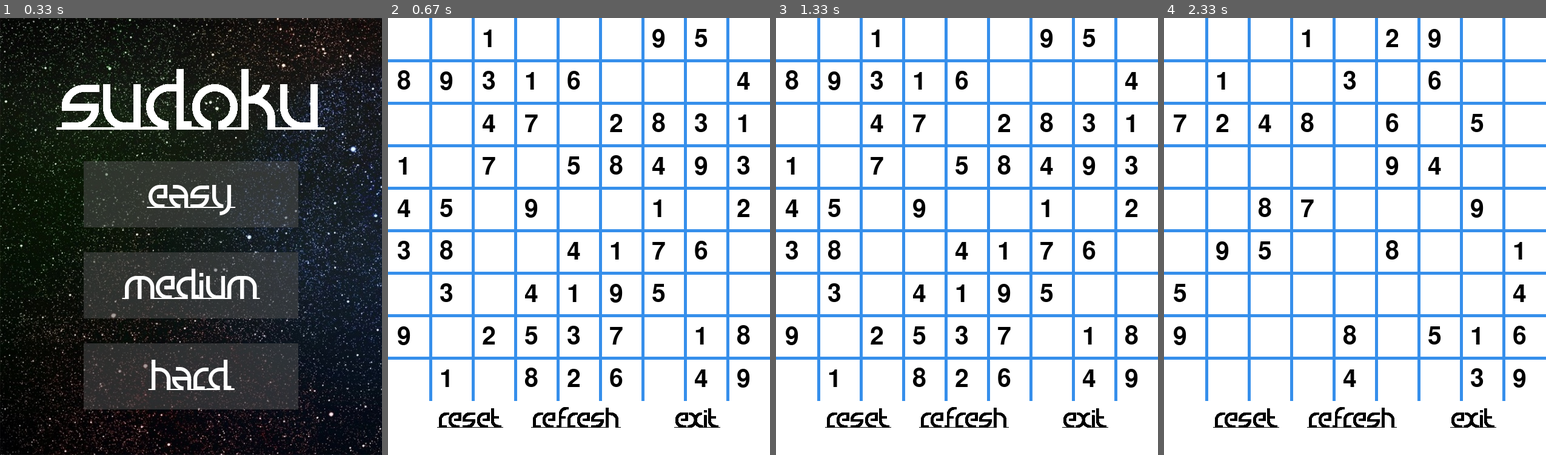
Above: before the commit, frames 1-4 (left to right).
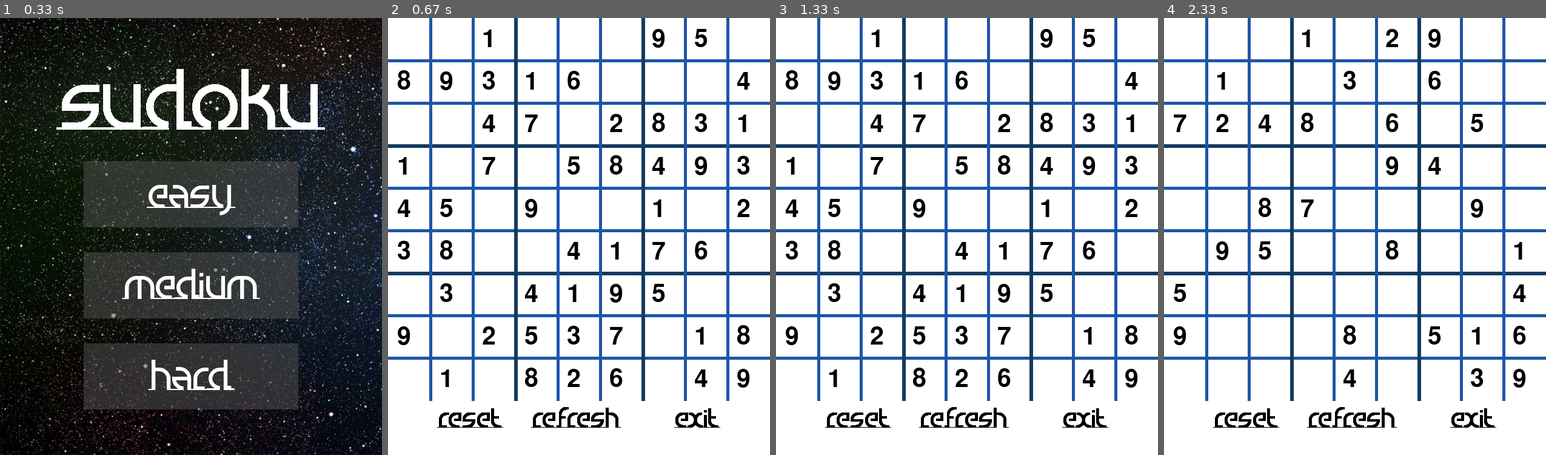
Above: after the commit, the same moments.

Repository: IsRo06/SODOKU-PROJECT-144
Game: pygame game, started from new_gui.py
The game is run twice, just before and just after one commit, with the same random seed, the same clock (stepped at 60 frames per second) and the same inputs.
Inputs (mouse positions are in pixels of both pictures, inside the frame that each line leads up to):
- Up to frame 1 (0.33 s): no input
- Up to frame 2 (0.67 s): click "Easy" at 0.38 s
- Up to frame 3 (1.33 s): click (848, 170) at 1.22 s
- Up to frame 4 (2.33 s): tap Enter at 1.5 s; click "Reset" at 1.88 s; click (1335, 350) at 2.22 s

Frame 1 is identical in both runs. In frame 2, 11% of the frame differs, in the area x 0-100%, y 0-88%; in frame 3, 11%; in frame 4, 11%.

Commit message:
Add files via upload
MISSING COMMENTS IN MIKE'S CODE, i was too tired to comment everything :(, EVERYTHING ELSE IS DON AND FUNCTIONAL

Diff:
--- a/button.py
+++ b/button.py
@@ -14,11 +14,13 @@
         self.button_text_rect = self.button_text.get_rect(center=(self.pos_x, self.pos_y))
 
     def update (self, screen): # credits to BaralTech on youtube for code inspo
+        #updates the buttons on the screen
         if self.image is not None:
             screen.blit(self.image, self.rect)
         screen.blit(self.button_text, self.button_text_rect)
 
     def checkInput(self, position):
+        # checks if button position and mouse position match
         if position[0] in range (self.rect.left, self.rect.right) and position[1] in range(self.rect.top, self.rect.bottom):
             return True
         else:
--- a/cell.py
+++ b/cell.py
@@ -14,19 +14,20 @@
         self.number = val
 
     def draw(self, screen):
+        #assigns the correct values to the cells on the board
 
         number_font = pygame.font.Font(FONT, 60)
-        one_surf = number_font.render('1', True, CROSS_COLOR)
-        two_surf = number_font.render('2', 0, CROSS_COLOR)
-        three_surf = number_font.render('3', 0, CROSS_COLOR)
-        four_surf = number_font.render('4', 0, CROSS_COLOR)
-        five_surf = number_font.render('5', 0, CROSS_COLOR)
-        six_surf = number_font.render('6', 0, CROSS_COLOR)
-        seven_surf = number_font.render('7', 0, CROSS_COLOR)
-        eight_surf = number_font.render('8', 0, CROSS_COLOR)
-        nine_surf = number_font.render('9', 0, CROSS_COLOR)
+        one_surf = number_font.render("1", True, LINE_COLOR)
+        two_surf = number_font.render('2', True, CROSS_COLOR)
+        three_surf = number_font.render('3', True, CROSS_COLOR)
+        four_surf = number_font.render('4', True, CROSS_COLOR)
+        five_surf = number_font.render('5', True, CROSS_COLOR)
+        six_surf = number_font.render('6', True, CROSS_COLOR)
+        seven_surf = number_font.render('7', True, CROSS_COLOR)
+        eight_surf = number_font.render('8', True, CROSS_COLOR)
+        nine_surf = number_font.render('9', True, CROSS_COLOR)
         if self.selected:
-            pygame.draw.rect(screen, (255, 0, 0), pygame.Rect(self.col *
+            pygame.draw.rect(screen, "yellow", pygame.Rect(self.col *
                                                               SQUARE_SIZE, self.row * SQUARE_SIZE, SQUARE_SIZE,
                                                               SQUARE_SIZE), 12)
             self.selected = False
--- a/constants.py
+++ b/constants.py
@@ -2,6 +2,7 @@
 
 FONT = "font.ttf"
 BUTTON_BACKGROUND =pygame.image.load("rect.png")
+BLUE_BACKGROUND = pygame.image.load("blue_rect.png")
 BACKGROUND = pygame.image.load("BG.jpg")
 BOARD_WIDTH = 720
 BOARD_HEIGHT = 630
@@ -10,15 +11,16 @@
 SIZE = (630, 720)
 SCREEN = pygame.display.set_mode(SIZE)
 LINE_WIDTH = 5
+THICK_LINE_WIDTH = 6
 WIN_LINE_WIDTH = 5
 BOARD_ROWS = 9
 BOARD_COLS = 9
 SQUARE_SIZE = 70
 CROSS_WIDTH = 80
 SPACE = 5
-RED = (255, 0, 0)
 BG_COLOR = (255, 255, 200)
-LINE_COLOR = (54, 143, 235)
+LINE_COLOR = (30, 85, 168)
 DARKER_LINE_COLOR =(19, 59, 99)
-CIRCLE_COLOR = (155, 155, 155)
-CROSS_COLOR = (66, 66, 66)
+CROSS_COLOR = (0, 0, 0)
+BLACK = (0,0,0)
+GREY = (72,73,74)
--- a/sudoku.py
+++ b/sudoku.py
@@ -1,158 +1,281 @@
-import pygame, sys
-from constants import *
-from board import Board
-
-def draw_game_start(screen):
-    # Initialize title font
-    start_title_font = pygame.font.Font(None, 100)
-    button_font = pygame.font.Font(None, 70)
-
-    # Color background
-    screen.fill(BG_COLOR)
-
-    # Initialize and draw title
-    title_surface = start_title_font.render("Sudoku", 0, LINE_COLOR)
-    title_rectangle = title_surface.get_rect(
-        center=(WIDTH // 2, HEIGHT // 2 - 150))
-    screen.blit(title_surface, title_rectangle)
-
-    # Initialize buttons
-    # Initialize text first
-    easy_text = button_font.render("Easy", 0, (255, 255, 255))
-    medium_text = button_font.render("Medium", 0, (255, 255, 255))
-    hard_text = button_font.render("Hard", 0, (255, 255, 255))
-
-    # Initialize button background color and text
-    easy_surface = pygame.Surface((easy_text.get_size()[0] + 20, easy_text.get_size()[1] + 20))
-    easy_surface.fill(LINE_COLOR)
-    easy_surface.blit(easy_text, (10, 10))
-    medium_surface = pygame.Surface((medium_text.get_size()[0] + 20, medium_text.get_size()[1] + 20))
-    medium_surface.fill(LINE_COLOR)
-    medium_surface.blit(medium_text, (10, 10))
-    hard_surface = pygame.Surface((hard_text.get_size()[0] + 20, hard_text.get_size()[1] + 20))
-    hard_surface.fill(LINE_COLOR)
-    hard_surface.blit(hard_text, (10, 10))
-
-    # Initialize button rectangle
-    easy_rectangle = easy_surface.get_rect(
-        center=(WIDTH // 2, HEIGHT // 2 + 50))
-    medium_rectangle = medium_surface.get_rect(
-        center=(WIDTH // 2, HEIGHT // 2 + 150))
-    hard_rectangle = hard_surface.get_rect(
-        center=(WIDTH // 2, HEIGHT // 2 + 150))
-
-    # Draw buttons
-    screen.blit(easy_surface, easy_rectangle)
-    screen.blit(medium_surface, medium_rectangle)
-    screen.blit(hard_surface, hard_rectangle)
-
-    while True:
-        for event in pygame.event.get():
-            if event.type == pygame.QUIT:
-                sys.exit()
-            if event.type == pygame.MOUSEBUTTONDOWN:
-                if easy_rectangle.collidepoint(event.pos):
-                    # Checks if mouse is on start button
-                    return
-                elif medium_rectangle.collidepoint(event.pos):
-                    return
-                elif hard_rectangle.collidepoint(event.pos):
-                    return
-
-        pygame.display.update()
-
-
-
-def draw_game_over(screen):
-    game_over_font = pygame.font.Font(None, 40)
-    screen.fill(BG_COLOR)
-    if winner != 0:
-        text = f'Player {winner} wins!'
+import sys
+
+import pygame
+
+from button import *
+from cell import *
+from sudoku_generator import *
+
+
+def pre_fill_board(cell_number, board_to_use, empty_board):
+    SCREEN.fill("White")
+    board = SudokuGenerator(9, cell_number)
+    board.draw()
+
+
+    # Credit to https://www.geeksforgeeks.org/building-and-visualizing-sudoku-game-using-pygame/ for code inspo
+    for i in range (9):
+        for j in range(9):
+            if board_to_use[i][j] !=0:
+
+                #populates board
+                if empty_board[i][j] == 0:
+                    pygame_board = ACTUAL_FONT.render(str(board_to_use[i][j]), 1, (GREY))
+                else:
+                    pygame_board = ACTUAL_FONT.render(str(board_to_use[i][j]), 1, (BLACK))
+                SCREEN.blit (pygame_board, (i* SQUARE_SIZE+15, j* SQUARE_SIZE +15))
+
+def if_winner(board, answer_board):
+    #checks if game is won
+    if board == answer_board:
+        return True
     else:
-        text = "No one wins!"
-    game_over_surf = game_over_font.render(text, 0, LINE_COLOR)
-    game_over_rect = game_over_surf.get_rect(
-        center=(WIDTH // 2, HEIGHT // 2 - 100))
-    screen.blit(game_over_surf, game_over_rect)
-    restart_surf = game_over_font.render(
-        'Press r to play again...', 0, LINE_COLOR)
-    restart_rect = restart_surf.get_rect(
-        center=(WIDTH // 2, HEIGHT // 2 + 100))
-    screen.blit(restart_surf, restart_rect)
-
-    #  Added key to return to main menu
-    menu_surf = game_over_font.render(
-        'Press m to return to the main menu...', 0, LINE_COLOR)
-    menu_rect = menu_surf.get_rect(
-        center=(WIDTH // 2, HEIGHT // 2 + 150))
-    screen.blit(menu_surf, menu_rect)
+        return False
+
+def is_winner():
+    while True:
+        MOUSE_POS_GAME = pygame.mouse.get_pos()
+        SCREEN.fill("white")
+        SCREEN.blit(BACKGROUND, (0, 0))
+        #initialization of buttons
+        title_font = pygame.font.Font("font.ttf", 100)
+        menu_text = title_font.render("GAME WON", 0, "White")
+        menu_rect = menu_text.get_rect(center=(WIDTH // 2, HEIGHT // 3 - 100))
+        play_again = Button(BUTTON_BACKGROUND, (WIDTH // 2, HEIGHT // 3 + 100), "Play Again", get_font(75), "white")
+        exit_button = Button(image=BUTTON_BACKGROUND, pos=(WIDTH // 2, HEIGHT//3 +300), text="Exit",
+                             font=get_font(75),
+                             color="white")
+        #display on screen
+        play_again.update(SCREEN)
+        exit_button.update(SCREEN)
+        SCREEN.blit(menu_text, menu_rect)
+
+        #pygame functionality
+        for event in pygame.event.get():
+            if event.type == pygame.QUIT:
+                pygame.quit()
+                sys.exit()
+            if event.type == pygame.MOUSEBUTTONDOWN:
+                if play_again.checkInput(MOUSE_POS_GAME):
+                    main_menu()
+                    break
+                if exit_button.checkInput(MOUSE_POS_GAME):
+                    pygame.quit()
+                    sys.exit()
+        pygame.display.update()
+def is_looser():
+
+    while True:
+        #Changes screens an buttons to game lost screen
+        MOUSE_POS_GAME = pygame.mouse.get_pos()
+        SCREEN.fill("white")
+        SCREEN.blit(BACKGROUND, (0, 0))
+
+        #initialization of buttons
+        title_font = pygame.font.Font("font.ttf", 100)
+        menu_text = title_font.render("GAME OVER", 0, "White")
+        menu_rect = menu_text.get_rect(center=(WIDTH // 2, HEIGHT // 3 - 100))
+        play_again = Button(BUTTON_BACKGROUND, (WIDTH // 2, HEIGHT // 3 + 100), "Play Again", get_font(75), "white")
+        exit_button = Button(image=BUTTON_BACKGROUND, pos=(WIDTH // 2, HEIGHT//3+300), text="Exit",
+                             font=get_font(75),
+                             color="white")
+        #display in the screen
+        play_again.update(SCREEN)
+        exit_button.update(SCREEN)
+        SCREEN.blit(menu_text, menu_rect)
+
+        #pygame functionality
+        for event in pygame.event.get():
+            if event.type == pygame.QUIT:
+                pygame.quit()
+                sys.exit()
+            if event.type == pygame.MOUSEBUTTONDOWN:
+                if play_again.checkInput(MOUSE_POS_GAME):
+                    main_menu()
+                    break
+                if exit_button.checkInput(MOUSE_POS_GAME):
+                    pygame.quit()
+                    sys.exit()
+        pygame.display.update()
+def sudoku(cell_number):  # second main function
+    #refills screen
+    SCREEN.fill("white")
+    #initialized board
+    psudo_board = SudokuGenerator(9, cell_number)
+    psudo_board.fill_values()
+    answer_board = copy.deepcopy(psudo_board.get_board())
+    psudo_board.remove_cells()
+    usable_board= psudo_board.get_board()
+    empty_board = copy.deepcopy(psudo_board.get_board())
+
+
+    #fills board
+    pre_fill_board(cell_number, usable_board, empty_board)
+    number = "0"
+
+    while True:
+
+
+
+        # initializes buttons
+        reset_button = Button(image=None, pos=(WIDTH // 3 - 75, HEIGHT - 60), text="Reset", font=get_font(50),
+                              color="black")
+        refresh_button = Button(image=None, pos=(WIDTH // 3 + 100, HEIGHT - 60), text="Refresh", font=get_font(50),
+                                color="black")
+        exit_button = Button(image=None, pos=(WIDTH // 3 + 300, HEIGHT - 60), text="Exit", font=get_font(50),
+                             color="black")
+
+        # display each button
+        for i in [reset_button, refresh_button, exit_button]:
+            i.update(SCREEN)
+
+        #gets the position of the mouse
+        MOUSE_POS_GAME = pygame.mouse.get_pos()
+
+
+
+    # pygame mechanism for display
+        for event in pygame.event.get():
+            if event.type == pygame.QUIT:
+                pygame.quit()
+                sys.exit()
+            if event.type == pygame.MOUSEBUTTONDOWN:
+                # checks for what position was clicked
+                clicked_col = int(MOUSE_POS_GAME[0] / SQUARE_SIZE)
+                clicked_row = int(MOUSE_POS_GAME[1] / SQUARE_SIZE)
+
+
+                if clicked_row <= 8:
+                    #Highlights chosen cell
+                    pre_fill_board(cell_number, usable_board, empty_board)
+                    rect = pygame.Rect(clicked_col*SQUARE_SIZE, clicked_row*SQUARE_SIZE, SQUARE_SIZE, SQUARE_SIZE)
+                    pygame.draw.rect(SCREEN, DARKER_LINE_COLOR,rect, LINE_WIDTH+1)
+
+                    #clears number inside of cell when usable cell clicked
+                    if empty_board[clicked_col][clicked_row] == 0:
+                        psudo_board.mark_square(clicked_col, clicked_row, 0)
+                        usable_board = psudo_board.get_board()
+                        pre_fill_board(cell_number, usable_board, empty_board)
+                        rect = pygame.Rect(clicked_col * SQUARE_SIZE, clicked_row * SQUARE_SIZE, SQUARE_SIZE,
+                                           SQUARE_SIZE)
+                        pygame.draw.rect(SCREEN, DARKER_LINE_COLOR, rect, LINE_WIDTH+1)
+
+                #reset button
+                if reset_button.checkInput(MOUSE_POS_GAME):
+                    main_menu()
+                    break
+                #refresh buttton, clears the board and sets all values to 0
+                if refresh_button.checkInput(MOUSE_POS_GAME):
+                    for i in range(9):
+                        for j in range(9):
+                            if empty_board[i][j] == 0 and usable_board[i][j] != empty_board[i][j]:
+                                psudo_board.mark_square(i, j, 0)
+                                usable_board = psudo_board.get_board()
+                                pre_fill_board(cell_number, usable_board, empty_board)
+
+                    pre_fill_board(cell_number, usable_board, empty_board)
+
+                # exit button
+                if exit_button.checkInput(MOUSE_POS_GAME):
+                    pygame.quit()
+                    sys.exit()
+
+            #answers for each key press
+            if event.type == pygame.KEYDOWN:
+
+                if event.key == pygame.K_1:
+                    number = 1
+                if event.key == pygame.K_2:
+                    number = 2
+                if event.key == pygame.K_3:
+                    number = 3
+                if event.key == pygame.K_4:
+                    number = 4
+                if event.key == pygame.K_5:
+                    number = 5
+                if event.key == pygame.K_6:
+                    number = 6
+                if event.key == pygame.K_7:
+                    number = 7
+                if event.key == pygame.K_8:
+                    number = 8
+                if event.key == pygame.K_9:
+                    number = 9
+                else:
+                    #pop up when no number key is pressed
+                    pop_up = Button(BLUE_BACKGROUND,(WIDTH // 2, HEIGHT//3+75),"Invalid Input",get_font(50),"White")
+                    small_text = Button(None, (WIDTH // 2, HEIGHT//3+105), "Click anywhere to resume", get_font(25), "White")
+                    pop_up.update(SCREEN)
+                    small_text.update(SCREEN)
+
+                # checks for what position was clicked
+                clicked_col = int(MOUSE_POS_GAME[0] / SQUARE_SIZE)
+                clicked_row = int(MOUSE_POS_GAME[1] / SQUARE_SIZE)
+
+
+                # check if space is empty and use user input in board
+                if psudo_board.available_square(clicked_col, clicked_row):
+                    psudo_board.mark_square(clicked_col,clicked_row, number)
+                    usable_board = psudo_board.get_board()
+                    pre_fill_board(cell_number, usable_board, empty_board)
+                    if psudo_board.board_is_full():
+                        if if_winner(usable_board, answer_board):
+                            is_winner()
+                        else:
+                            is_looser()
+
+
+        pygame.display.update()
+
+def get_font(size): #credits to baraltech on youtube for code inspo
+    return pygame.font.Font("font.ttf", size)
+
+def main_menu(): #initial screen
+
+    while True:
+        SCREEN.fill("white")
+        SCREEN.blit(BACKGROUND, (0,0))
+        #set the color of background and get the position of the mouse
+        MOUSE_POS = pygame.mouse.get_pos()
+
+        #main menu initialization
+        title_font = pygame.font.Font("font.ttf", 150)
+
+        menu_text = title_font.render("Sudoku",0, "White")
+        menu_rect = menu_text.get_rect(center=(WIDTH // 2, HEIGHT//3 -100))
+        SCREEN.blit(menu_text, menu_rect)
+
+
+        #initialize buttons CREDIT to TA logan for dimensions
+        easy_button = Button(image= BUTTON_BACKGROUND ,pos=(WIDTH // 2, HEIGHT//3 +50),text = "Easy", font=get_font(75), color="White" )
+        medium_button = Button(BUTTON_BACKGROUND, (WIDTH // 2, HEIGHT//3 +200), "Medium", get_font(75), "White")
+        hard_button = Button(BUTTON_BACKGROUND, (WIDTH // 2, HEIGHT//3 +350), "Hard", get_font(75), "White")
+
+
+        #display each button
+        for i in [easy_button, medium_button, hard_button]:
+            i.update(SCREEN)
+
+        #pygame functionality and determines how many cells to be removed
+        for event in pygame.event.get():
+            if event.type == pygame.QUIT:
+                pygame.quit()
+                sys.exit()
+            if event.type == pygame.MOUSEBUTTONDOWN:
+                if easy_button.checkInput(MOUSE_POS):
+                    sudoku(30)
+                if medium_button.checkInput(MOUSE_POS):
+                    sudoku(40)
+                if hard_button.checkInput(MOUSE_POS):
+                    sudoku(50)
+        pygame.display.update()
 
 
 if __name__ == '__main__':
-    game_over = False
-    chip = 'x'
-    winner = 0
-
+    # initialization of variables
     pygame.init()
-    screen = pygame.display.set_mode((WIDTH, HEIGHT))
-    pygame.display.set_caption("Tic Tac Toe")
-
-    draw_game_start(screen)  # Calls function to draw start screen
-
-    screen.fill(BG_COLOR)
-    #draw_lines()
-    # middle_cell = Cell('o', 1, 1, 200, 200)
-    # middle_cell.draw(screen)
-    board = Board(3, 3, WIDTH, HEIGHT, screen)
-    # board.print_board()
-    board.draw()
-
-
-    while True:
-        for event in pygame.event.get():
-            if event.type == pygame.QUIT:
-                sys.exit()
-            if event.type == pygame.MOUSEBUTTONDOWN and not game_over:
-                clicked_row = int(event.pos[1] / SQUARE_SIZE)
-                clicked_col = int(event.pos[0] / SQUARE_SIZE)
-                print(clicked_row, clicked_col)
-
-                if board.available_square(clicked_row, clicked_col):
-                    board.print_board()
-                    board.mark_square(clicked_row, clicked_col, chip)
-
-                    if board.check_if_winner(chip):
-                        if chip == 'x':
-                            winner = 1
-                        else:
-                            winner = 2
-                        game_over = True
-                    else:
-                        if board.board_is_full():
-                            winner = 0
-                            game_over = True
-                    chip = 'o' if chip == 'x' else 'x'
-                    board.draw()
-
-            if event.type == pygame.KEYDOWN:
-                if event.key == pygame.K_r:
-                    game_over = False
-                    chip = 'x'
-                    board.reset_board()
-                    screen.fill(BG_COLOR)
-                    board.draw()
-                if event.key == pygame.K_m:
-                    #  If the user presses m, return to the main menu
-                    game_over = False
-                    chip = 'x'
-                    board.reset_board()
-                    draw_game_start(screen)
-                    screen.fill(BG_COLOR)
-                    board.draw()
-        # game is over
-        if game_over:
-            pygame.display.update()
-            pygame.time.delay(1000)
-            draw_game_over(screen)
-
-        pygame.display.update()
+    pygame.display.set_caption("Sudoku Group 12^2")
+    cells = 0
+    ACTUAL_FONT = pygame.font.Font(None, 60)
+    #CODE THAT KEEPS THE PYGAME SCREEN RUNNING
+    start = main_menu()
--- a/sudoku_generator.py
+++ b/sudoku_generator.py
@@ -21,34 +21,55 @@
     def draw(self):
         # draw lines
         for i in range(1, 9):
-            pygame.draw.line(self.screen, LINE_COLOR, (0, SQUARE_SIZE * i),
-                             (BOARD_WIDTH, SQUARE_SIZE * i), LINE_WIDTH)
+            if i % 3 == 0:
+                pygame.draw.line(self.screen, DARKER_LINE_COLOR, (0, SQUARE_SIZE * i),
+                             (BOARD_WIDTH, SQUARE_SIZE * i), THICK_LINE_WIDTH)
+            else:
+                pygame.draw.line(self.screen, LINE_COLOR, (0, SQUARE_SIZE * i),
+                                 (BOARD_WIDTH, SQUARE_SIZE * i), LINE_WIDTH)
         # draw vertical lines
         for i in range(1, 9):
-            pygame.draw.line(self.screen, LINE_COLOR, (SQUARE_SIZE * i, 0),
-                             (SQUARE_SIZE * i, BOARD_HEIGHT), LINE_WIDTH)
+            if i % 3 == 0:
+                pygame.draw.line(self.screen, DARKER_LINE_COLOR, (SQUARE_SIZE * i, 0),
+                             (SQUARE_SIZE * i, BOARD_HEIGHT), THICK_LINE_WIDTH)
+            else:
+                pygame.draw.line(self.screen, LINE_COLOR, (SQUARE_SIZE * i, 0),
+                                 (SQUARE_SIZE * i, BOARD_HEIGHT), LINE_WIDTH)
 
         for i in range(self.rows):
             for j in range(self.cols):
                 self.cells[i][j].draw(self.screen)
     def update_cells(self):
+        #updates cells when changes are made
         self.cells = [[Cell(self.board[i][j], i, j, self.height // self.rows,
                             self.width // self.cols) for j in range(self.cols)] for i in range(self.rows)]
     def mark_square(self, col, row, number):
+        #marks numbers in board
         self.board[col][row] = number
         self.update_cells()
 
+    def board_is_full(self):
+        #checks if board is full
+        for i in range(self.rows):
+            for j in range(self.cols):
+                if self.board[i][j] == 0:
+                    return False
+        return True
     def restart_board(self):
+            #resets the board to its original values
             self.board =self.board_empty
             self.update_cells()
+
     def available_square(self, col, row):
-        print(f"number in selected area {self.board[col][row]}")
+        #returns true if a square is available
         return self.board[col][row] == 0
 
     def get_board(self):
+        #returns board as list
         return self.board
 
     def print_board(self):
+        #prints board to console
         the_board = self.get_board()
         for item in the_board:
             for i in item:
@@ -195,6 +216,7 @@
                 row = 0
 
     def reset_board(self):
+        #resets board to original values
         self.board = self.board_empty
         self.update_cells()
     '''
@@ -273,6 +295,7 @@
     return board
 
 def generate_sudo(size, removed):
+    #initializes a sudoku object
     sudoku = SudokuGenerator(size, removed)
     sudoku.fill_values()
     board = copy.deepcopy(sudoku.get_board())
Not shown, changed: README.md
Binary file added: blue_rect.png
Not shown, changed: main.sh
